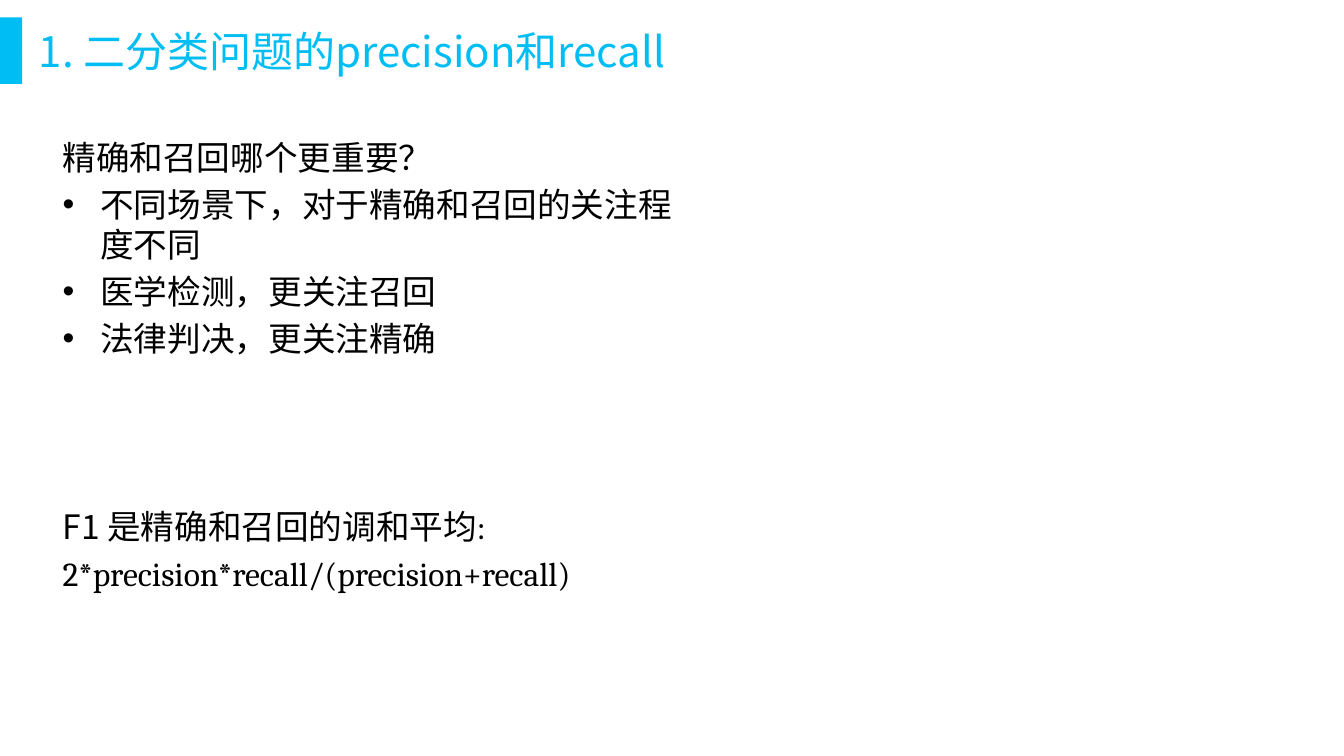
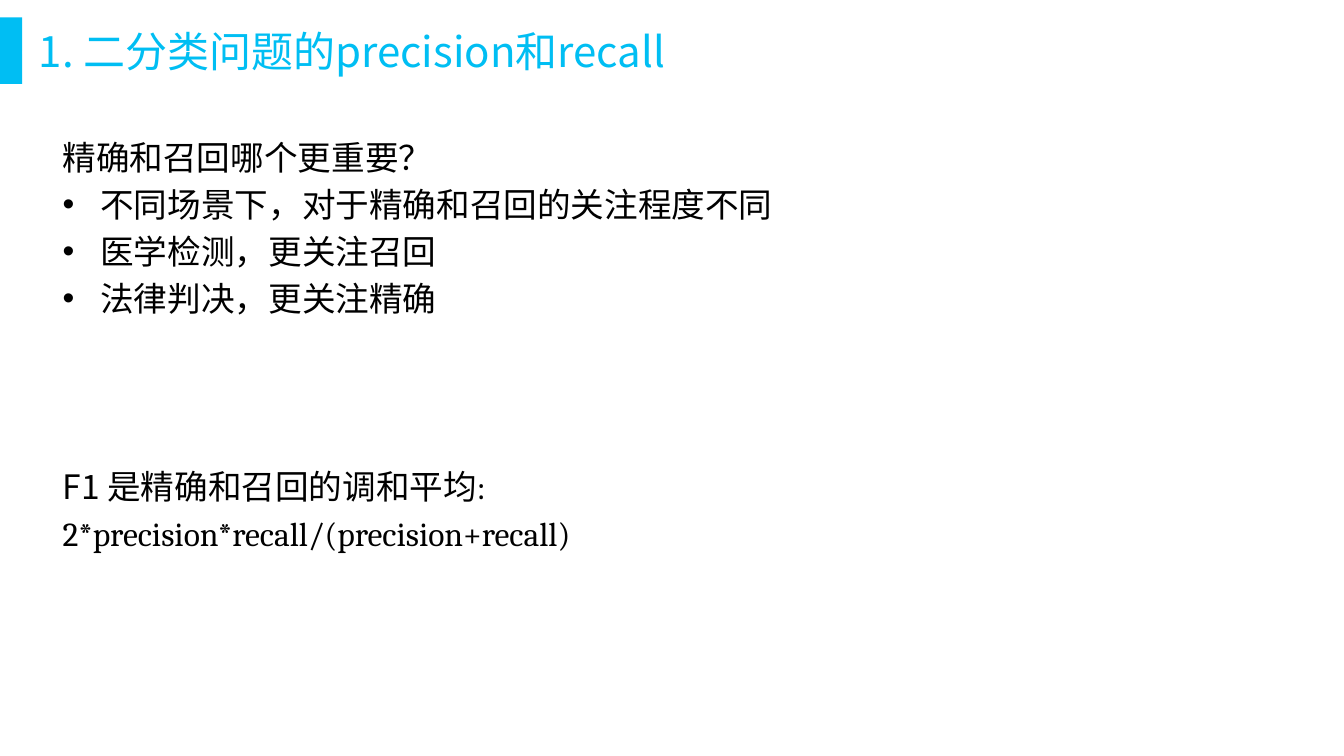
Before and after one commit to yzhwzh/Python, a slide deck: slide 5 of 4.Kaggle/3.class/4分类问题的评价指标——precision和recall.pptx (slide 4 before the commit). Drawn at 1344x756 pixels with LibreOffice and Linux fonts; fonts in the diff are those of the drawing. Boxes give left, top, right and bottom in pixels: in the first picture for what was removed or moved away, otherwise in the second. Text is boxed around its words. In the diff, an @@ line names an element or a change of style, - is before the commit and + after.

```diff
--- a/4.Kaggle/3.class/4分类问题的评价指标——precision和recall.pptx
+++ b/4.Kaggle/3.class/4分类问题的评价指标——precision和recall.pptx
@@ text "精确和召回哪个更重要？" rewrapped from box(63, 141, 671, 593) to box(63, 141, 772, 553) @@
```
Also in this commit, not shown: 1 slide added, 51 other files.
